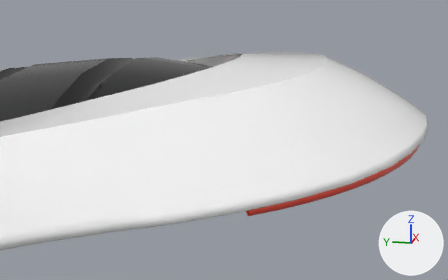
Before and after pictures for a commit that changed the glTF model models/RearFender_STEALTH.glb.
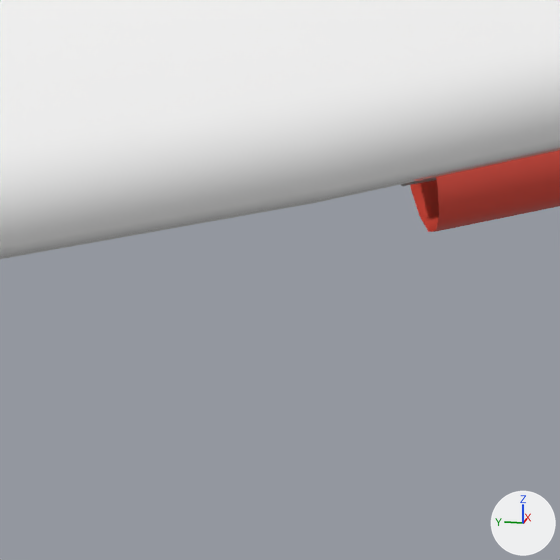
There are two pictures of each version: one from a 50 mm lens placed at (-0.3847, -1.0168, 0.3263), pointed at (-0.014, -0.9426, 0.2336), one close up on the part from 45% to 58% of the width and 68% to 90% of the height. Lighting does not change. The marker at lower right points along +X, +Y and +Z. The last two pictures show the newer version. Where no turn or scale is listed for an object, it has been applied to the vertices. Vertices at exactly the same position are counted once.

In view in the first close-up: 'BézierCurve', 'Fender' and 1 more.
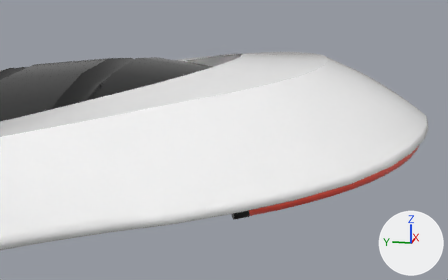
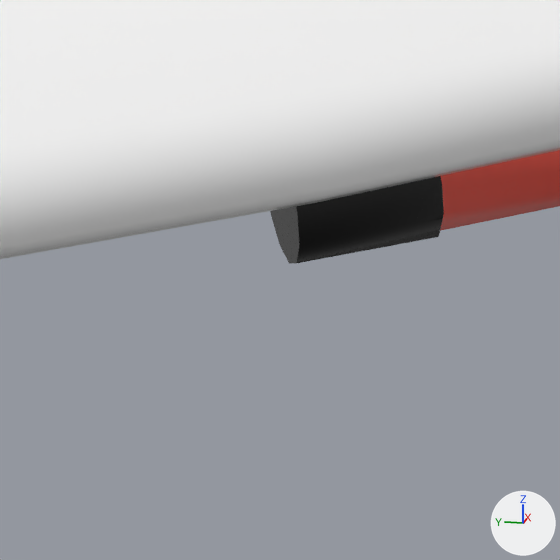
What differs and where, as boxes [x1, y1, x2, y2] in the close-ups (560 x 560 px):
'BézierCurve', reshaped
    before: [410, 150, 560, 232]
    after: [270, 150, 560, 264]
part 1 of me_béziercurve, built on
    after: [270, 176, 444, 264]

What the commit changed:
me_béziercurve is used by ob_béziercurve; location (0.00122, -1.05857, 0.2413).
me_béziercurve had 324 vertices, 634 faces and spanned x -0.135..0.139, y -0.003..0.09, z -0.013..0.003.
me_béziercurve now has 348 vertices, 692 faces and spans x -0.139..0.139, y -0.003..0.09, z -0.013..0.003.
Part 1, on me_béziercurve:
3 faces are deleted.
19 vertices are added at x -0.139..-0.13, y 0.081..0.09, z -0.013..-0.006.
5 new vertices lie (-0.003, 0.006, -0.001) away from vertices in x -0.135..-0.133, y 0.081..0.083, z -0.012..-0.006.
3 new faces join them, mat_red_shiny (red #e75243).
58 new faces join them, mat_basecolor2 (black #000000).
